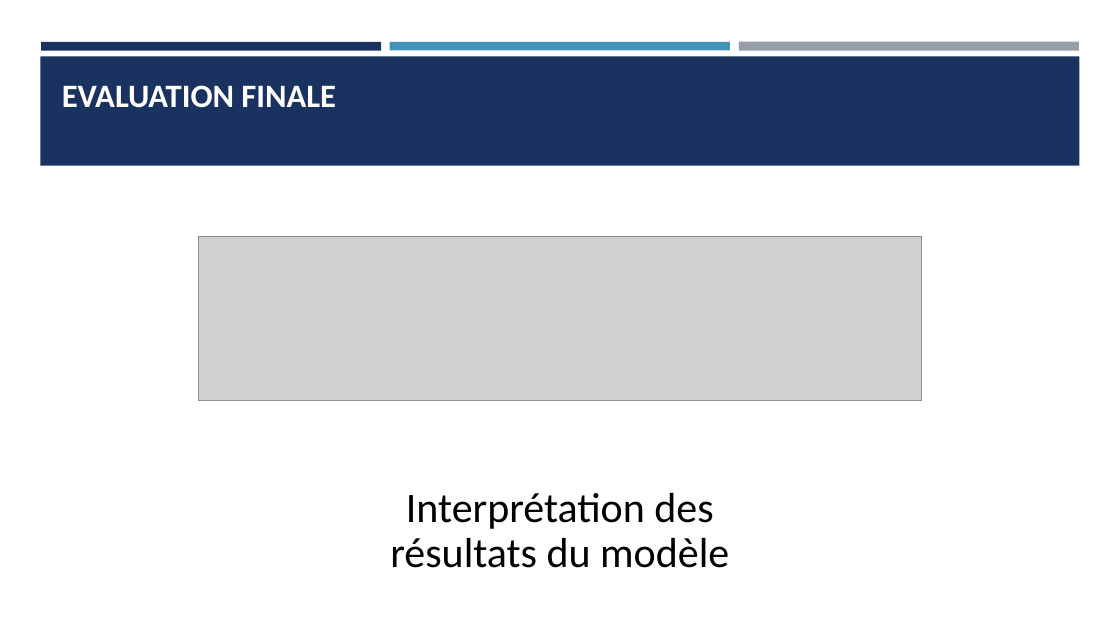
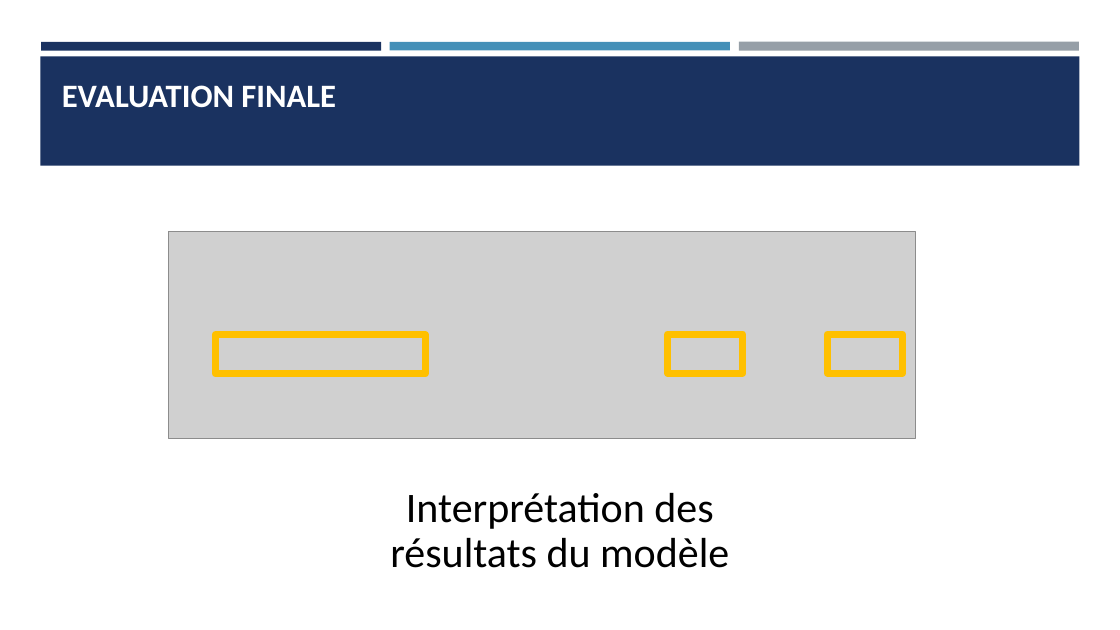
Before and after one commit to Ace4teaM/OCR-NovaTech, a slide deck: slide 37 of Presentation.pptx (slide 35 before the commit). Drawn at 1120x630 pixels with LibreOffice and Linux fonts; fonts in the diff are those of the drawing; grey boxes stand for pictures. Boxes give left, top, right and bottom in pixels: in the first picture for what was removed or moved away, otherwise in the second. Text is boxed around its words. In the diff, an @@ line names an element or a change of style, - is before the commit and + after.

```diff
--- a/Presentation.pptx
+++ b/Presentation.pptx
@@ picture: place and size @@
-picture at (199,237,922,401)
+picture at (169,232,916,439)
@@ rectangle added at (215,334,425,374), outline #FFC000 6 pt @@
@@ rectangle added at (668,334,744,374), outline #FFC000 6 pt @@
@@ rectangle added at (828,334,903,374), outline #FFC000 6 pt @@
```
Also in this commit, not shown: 16 other slides changed, 8 slides added, 5 slides removed, 6 other files.
